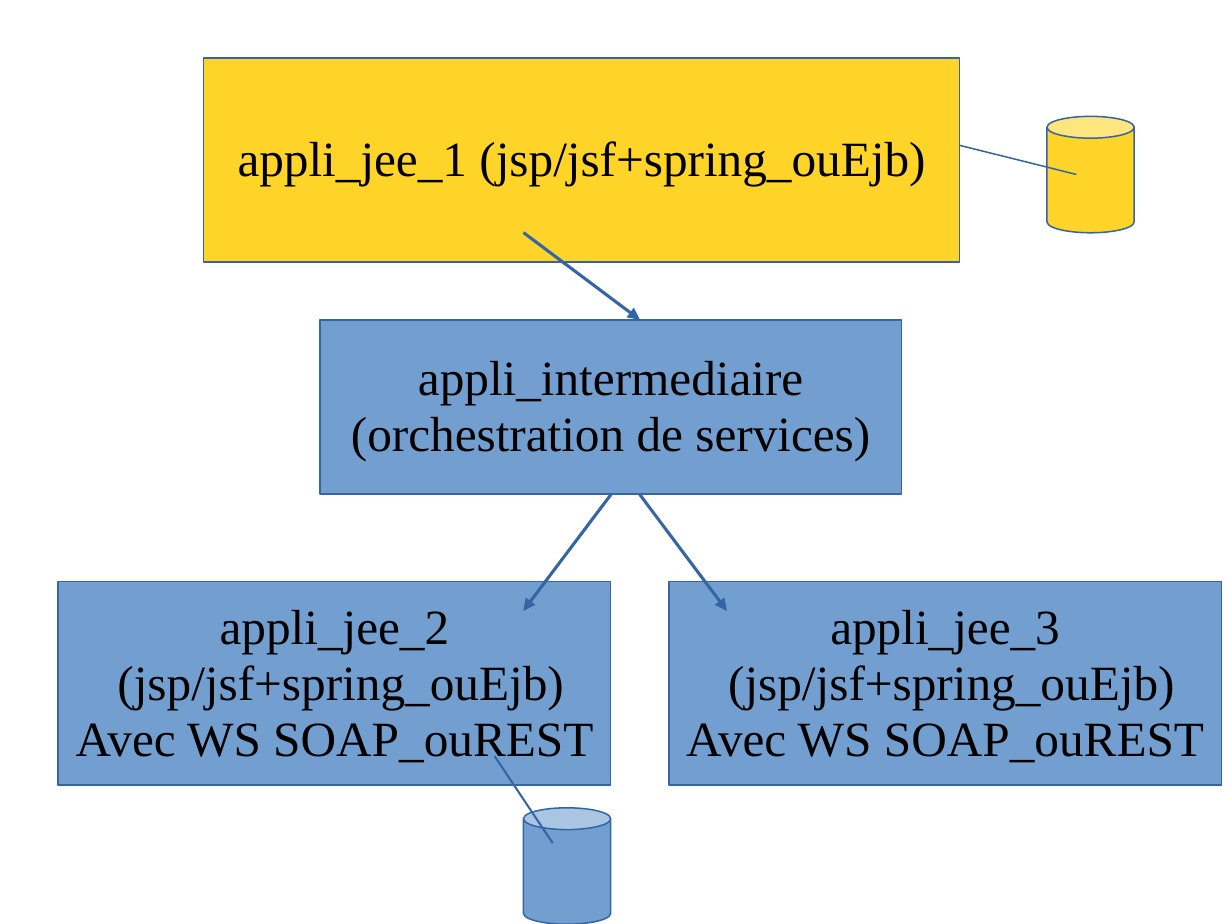
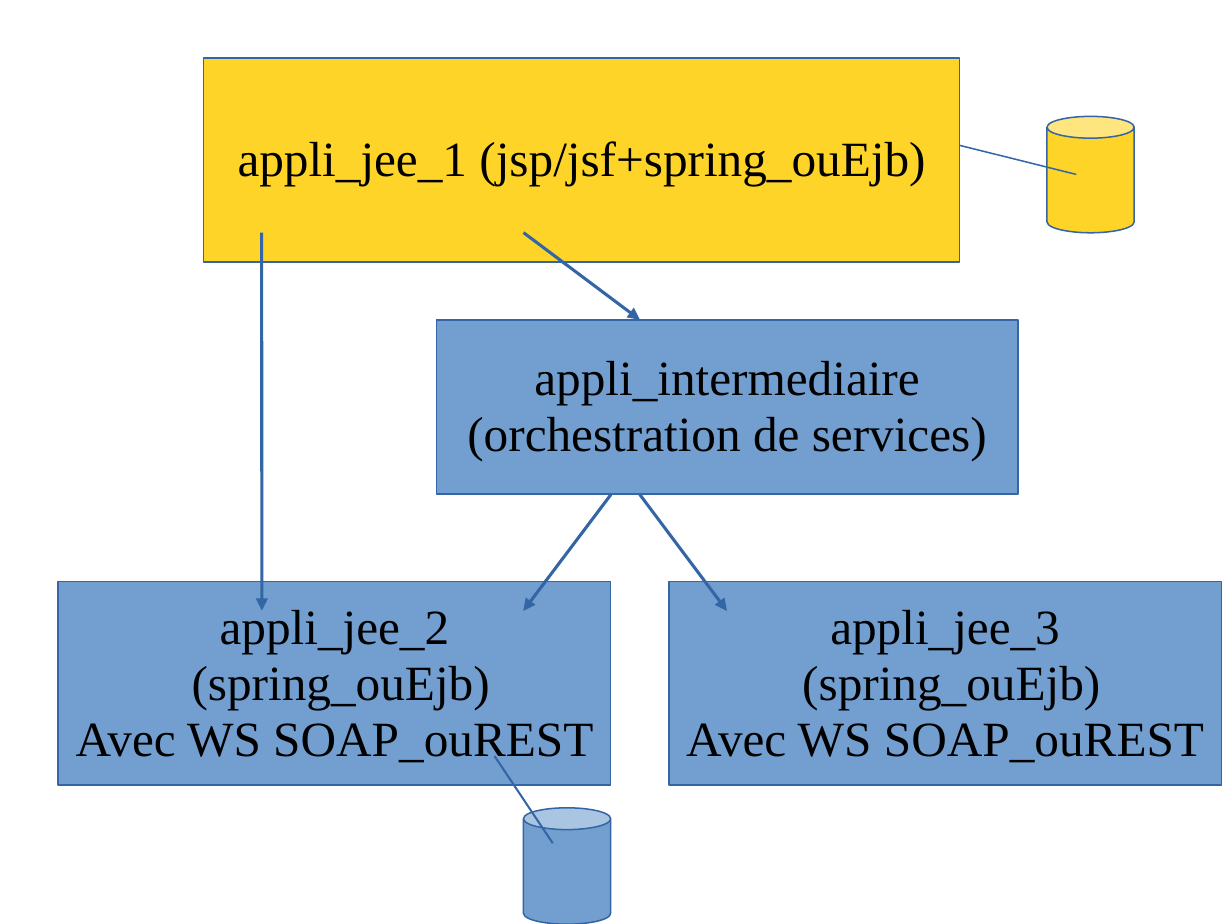
Before and after one commit to didier-tp/afc2021, a slide deck: slide 1 of docs/soa_microservices/orchestration-afcepf-4t.ppt. Drawn at 1232x924 pixels with LibreOffice and Linux fonts; fonts in the diff are those of the drawing. Boxes give left, top, right and bottom in pixels: in the first picture for what was removed or moved away, otherwise in the second. Text is boxed around its words. In the diff, an @@ line names an element or a change of style, - is before the commit and + after.

```diff
--- a/docs/soa_microservices/orchestration-afcepf-4t.ppt
+++ b/docs/soa_microservices/orchestration-afcepf-4t.ppt
@@ arrow added from (261, 232) to (261, 610), #3465A4 1.5 pt @@
@@ rectangle "appli_intermediaire (orchestration de services)": place and size @@
-rectangle "appli_intermediaire (orchestration de services)" at box(319, 319, 901, 493)
+rectangle "appli_intermediaire (orchestration de services)" at box(436, 319, 1018, 493)
@@ text in rectangle at box(192, 605, 490, 710): text changed @@
-appli_jee_2
-(jsp/jsf+spring_ouEjb)
+appli_jee_2
+(spring_ouEjb)
@@ text in rectangle at box(802, 610, 1100, 710): text changed @@
-appli_jee_3
-(jsp/jsf+spring_ouEjb)
+appli_jee_3
+(spring_ouEjb)
```
Also in this commit, not shown: 2 slides added, 1 other file.
